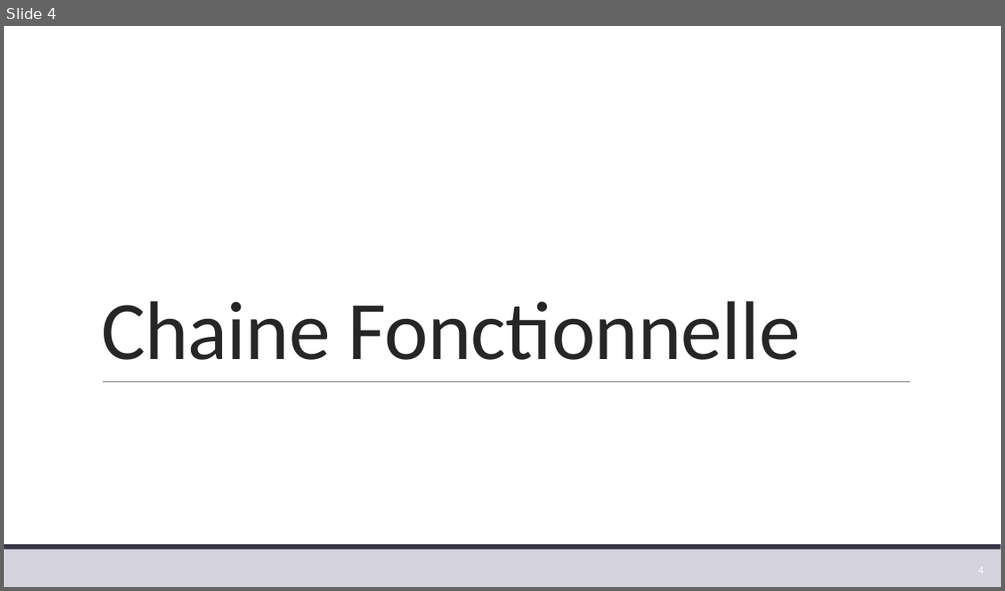
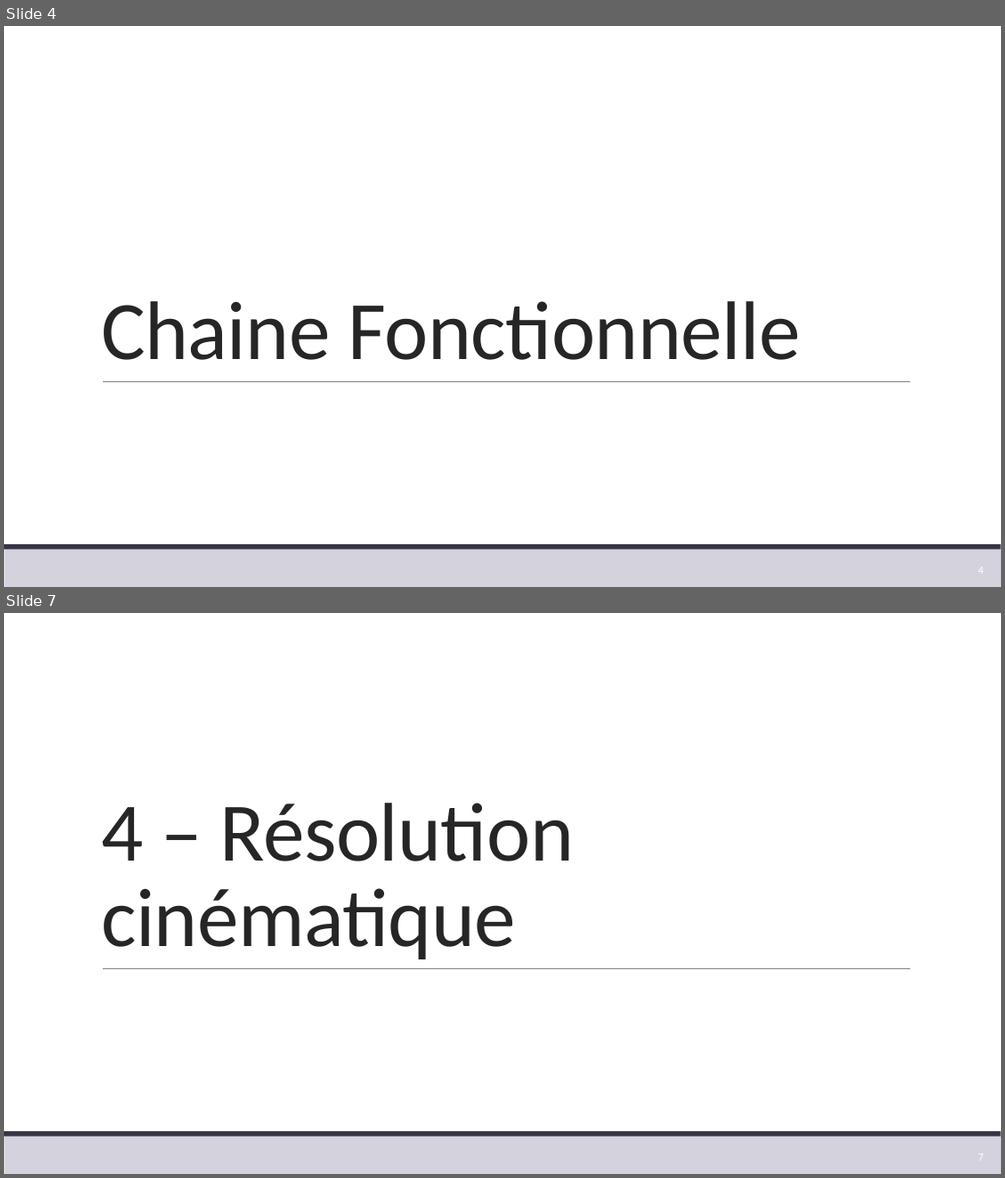
Before and after one commit to xpessoles/TP_Corriges, a slide deck: 02_BrasBeta/02_BrasBeta.pptx. Shown one above the other, each under a label of ours: slide 4 before the commit, slides 4 and 7 after it; the slides between them are not shown. The pictures are 1005x591 and 1005x1178 pixels, drawn with LibreOffice and Linux fonts; fonts in the diff are those of the drawing. Boxes give left, top, right and bottom in pixels: in the first picture for what was removed or moved away, otherwise in the second. Text is boxed around its words. In the diff, an @@ line names an element or a change of style, - is before the commit and + after.

```diff
--- a/02_BrasBeta/02_BrasBeta.pptx
+++ b/02_BrasBeta/02_BrasBeta.pptx
@@ slide 7 added at box(4, 613, 1001, 1174), background #FFFFFF; not listed: 3 template elements that a slide beside it also shows @@
@@ title added at box(101, 803, 574, 959), 80 pt, text #262626 @@
+4 – Résolution cinématique
@@ page number added at box(978, 1150, 983, 1163), 10.5 pt, text #FFFFFF @@
+7
```
Also in this commit, not shown: 2 slides changed, 1 other slide added, 1 other file.
